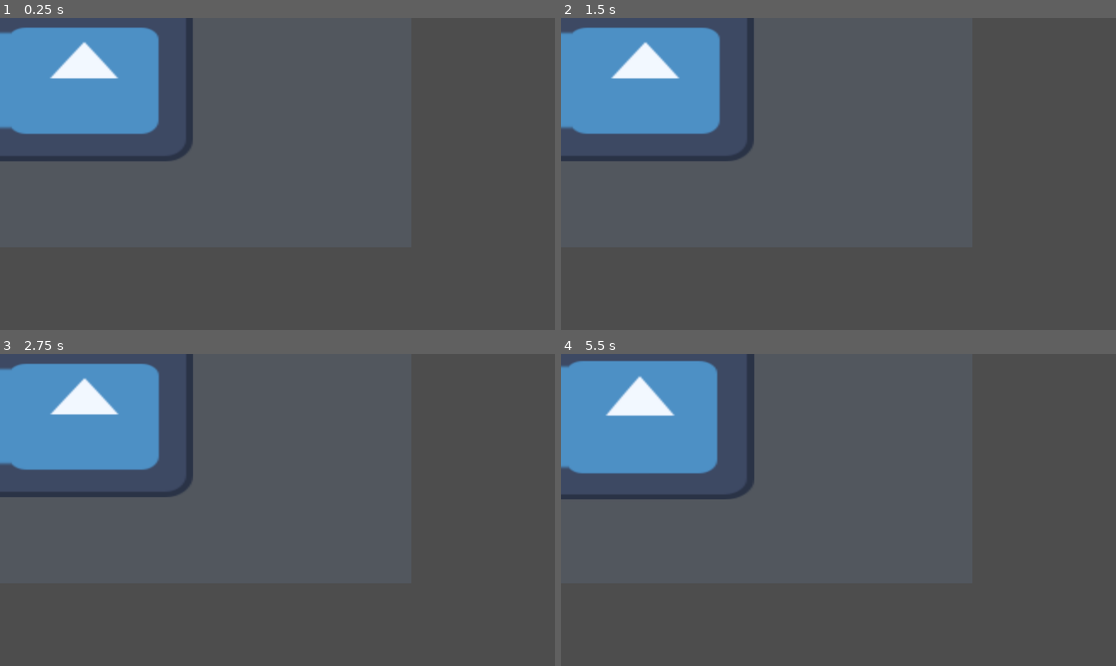
Above: before the commit, frames 1-4 (two rows, left to right).
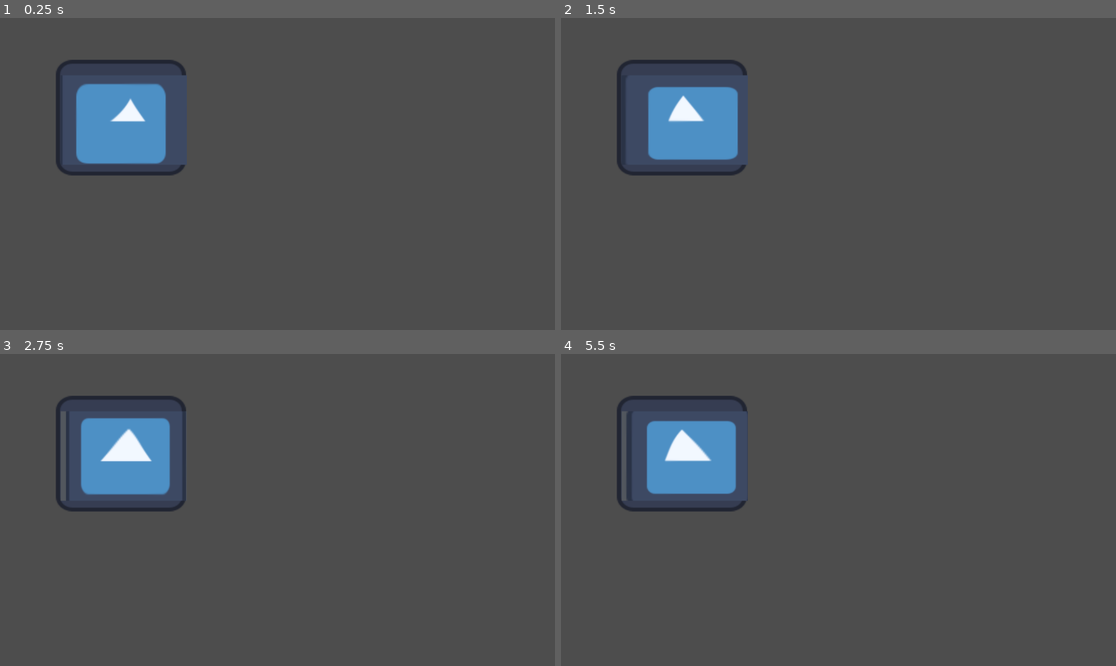
Above: after the commit, the same moments.

Repository: SoupBoi1/godotmini
Game: Godot game, scene res://node_2d.tscn
Same seed, same stepped clock (60 frames per second), same inputs: the game is played once before the commit and once after it. The project has no main scene, so this scene is started directly. The engine's default icon, where the game draws it, is replaced by a stand-in: a white triangle on a blue panel in a dark square.
Inputs:
- Up to frame 1 (0.25 s): no input
- Up to frame 2 (1.5 s): no input
- Up to frame 3 (2.75 s): no input
- Up to frame 4 (5.5 s): no input

The runs differ from the first frame. In frame 1, 11% of the frame differs, in the area x 0-35%, y 0-51%; in frame 2, 12%; in frame 3, 12%; in frame 4, 12%.

Commit message:
started sdf2d '

Diff:
--- a/sdf2d/node_2d.tscn
+++ b/sdf2d/node_2d.tscn
@@ -8,19 +8,19 @@
 shader = ExtResource("1_0e48y")
 shader_parameter/wave_f = 9.1011
 shader_parameter/wave_a = 0.01
-shader_parameter/wave_s = 5.0
+shader_parameter/wave_s = 1.8
 
 [node name="Node2D" type="Node2D"]
 
 [node name="Sprite2D" type="Sprite2D" parent="."]
 texture_repeat = 2
 material = SubResource("ShaderMaterial_0hol4")
-position = Vector2(163, 103)
-scale = Vector2(10.7969, 5.82812)
+position = Vector2(257, 212)
+scale = Vector2(2.04443, 1.44824)
 texture = ExtResource("2_epypp")
 
 [node name="Sprite2D2" type="Sprite2D" parent="."]
 z_index = -1
-position = Vector2(159, 120)
-scale = Vector2(3.75391, 2.64844)
+position = Vector2(251, 207)
+scale = Vector2(2.10645, 1.86914)
 texture = ExtResource("2_epypp")
--- /dev/null
+++ b/sdf2d/sdf2d.gdshader
@@ -0,0 +1,50 @@
+shader_type canvas_item;
+uniform vec2 obj1;
+uniform float thrshold;
+uniform float outline;
+
+vec3 sdgCircle(in vec2 UV_, in vec2 p, in float r )
+{
+    float l = distance(p,UV_);
+    return vec3( l-r, p/l );
+}
+
+
+
+void vertex() {
+	// Called for every vertex the material is visible on.
+}
+
+
+void fragment() {
+	vec3 dg = sdgCircle(UV,obj1,.1);
+
+	float distantobjs = distance(obj1,UV);
+	float distantsin = sin(distantobjs*500.0+TIME) ;
+	float distant_fill = distantobjs;
+	if(distant_fill < thrshold){
+		distant_fill = 1.0;
+	}
+	else{
+		distant_fill = 0.0;
+	}
+	float distant_outline = distantobjs;
+	if(distant_outline < thrshold+outline){
+		distant_outline = 1.0;
+	}
+	else{
+		distant_outline = 0.0;
+	}
+	distant_outline =distant_outline-distant_fill;
+
+	COLOR = vec4(distant_outline,distant_fill,distantsin,1);
+
+
+
+	// Called for every pixel the material is visible on.
+}
+
+//void light() {
+//	// Called for every pixel for every light affecting the CanvasItem.
+//	// Uncomment to replace the default light processing function with this one.
+//}
--- /dev/null
+++ b/sdf2d/sdf2d.tscn
@@ -0,0 +1,18 @@
+[gd_scene load_steps=4 format=3 uid="uid://du144byxldx7e"]
+
+[ext_resource type="Shader" uid="uid://bod43tri7fe67" path="res://sdf2d.gdshader" id="1_swimn"]
+[ext_resource type="Texture2D" uid="uid://dc12hxeyledth" path="res://icon.svg" id="2_70goa"]
+
+[sub_resource type="ShaderMaterial" id="ShaderMaterial_70goa"]
+shader = ExtResource("1_swimn")
+shader_parameter/obj1 = Vector2(0.54, 0.5)
+shader_parameter/thrshold = 0.26
+shader_parameter/outline = 0.01
+
+[node name="Sdf2d" type="Node2D"]
+
+[node name="Sprite2D" type="Sprite2D" parent="."]
+material = SubResource("ShaderMaterial_70goa")
+position = Vector2(-73, 11)
+scale = Vector2(1.78906, 1.65625)
+texture = ExtResource("2_70goa")
Not shown, added: sdf2d/sdf2d.gdshader.uid
